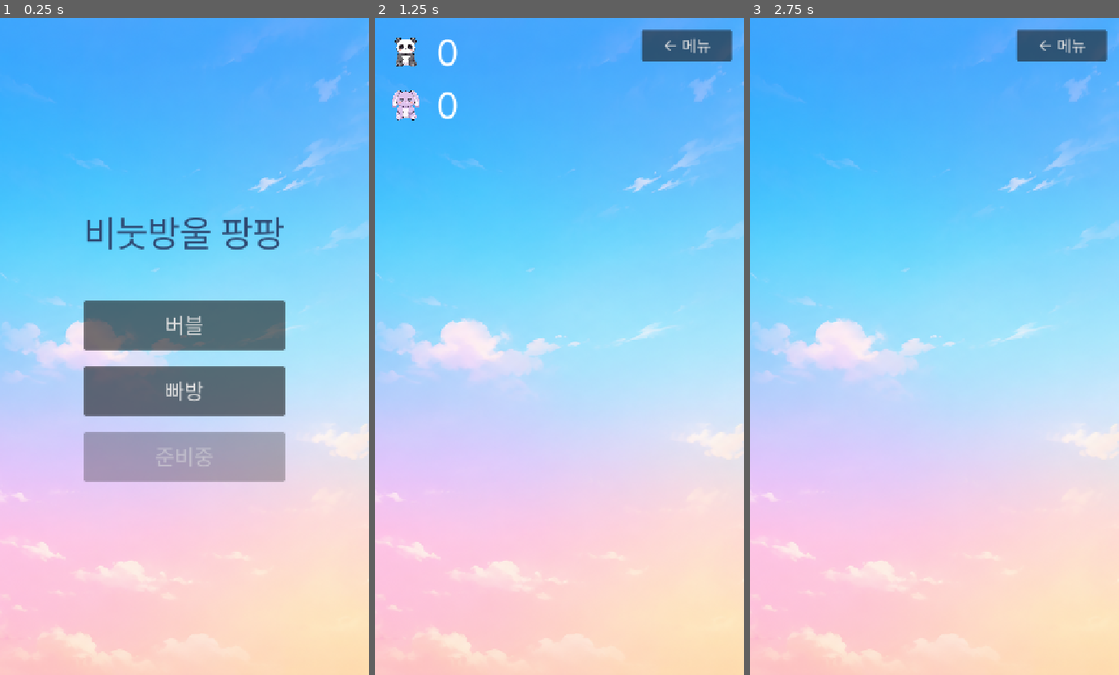
Above: before the commit, frames 1-3 (left to right).
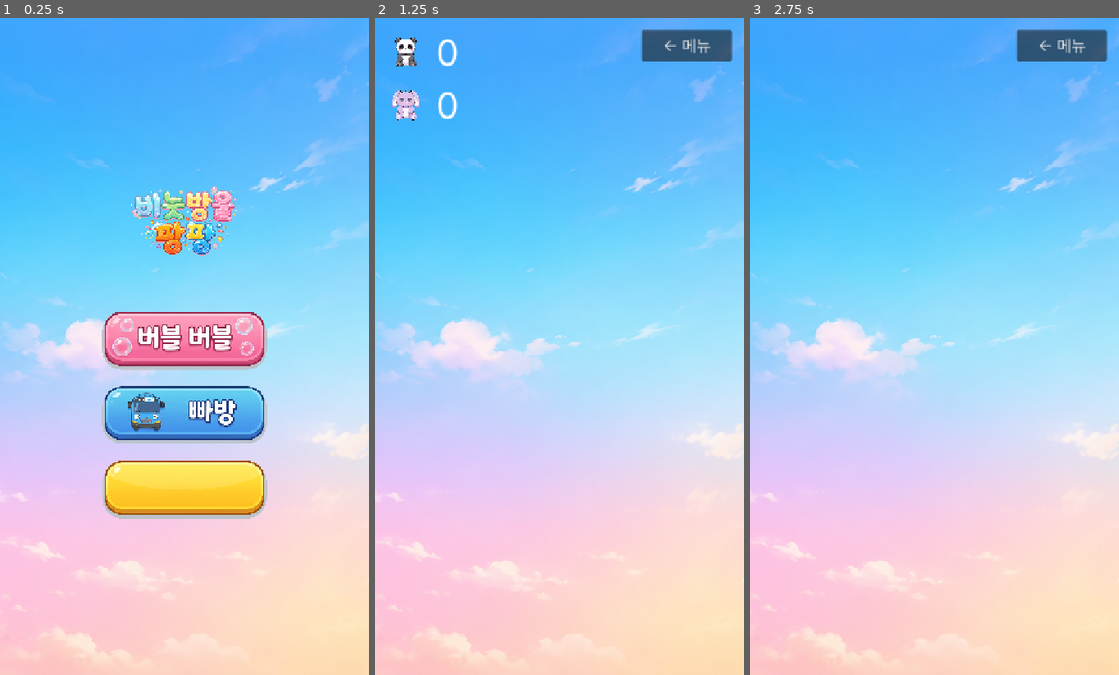
Above: after the commit, the same moments.

Repository: ohsolee/bubblePopPop
Game: Godot game, scene res://scenes/MainMenu.tscn
Two runs of this game, one before a commit and one after it. Both use one fixed random seed, a clock stepped at 60 frames per second and the inputs below. Sound files missing from this copy of the repository are replaced by a short silence.
Inputs (mouse positions are in pixels of both pictures, inside the frame that each line leads up to; where the layout moved, square brackets give the same spot in the first picture):
- Up to frame 1 (0.25 s): no input
- Up to frame 2 (1.25 s): click (559, 339) [559, 326] at 0.5 s
- Up to frame 3 (2.75 s): click "← 메뉴" at 1.25 s; click (934, 412) [934, 392] at 2 s

The runs differ from the first frame. In frame 1, 19% of the frame differs, in the area x 22-78%, y 25-77%; in frame 2, nothing differs; in frame 3, nothing differs.

Commit message:
Add title and button UI sprites, adjust bubble scene/script
Co-Authored-By: Claude Sonnet 5 <noreply@anthropic.com>

Diff:
--- a/scenes/Bubble.tscn
+++ b/scenes/Bubble.tscn
@@ -12,6 +12,7 @@
 script = ExtResource("1_bubble")
 
 [node name="BubbleSprite" type="Sprite2D" parent="."]
+modulate = Color(1, 1, 1, 0.7)
 scale = Vector2(0.3375, 0.3375)
 texture = ExtResource("2_bubble_tex")
 
--- a/scenes/MainMenu.tscn
+++ b/scenes/MainMenu.tscn
@@ -1,7 +1,11 @@
-[gd_scene load_steps=3 format=3]
+[gd_scene load_steps=7 format=3]
 
 [ext_resource type="Script" path="res://scripts/main_menu.gd" id="1_menu"]
 [ext_resource type="Texture2D" uid="uid://chjw1oc7crixa" path="res://assets/sprites/img_BG_01.png" id="2_bg_tex"]
+[ext_resource type="Texture2D" path="res://assets/sprites/img_title.png" id="3_title_tex"]
+[ext_resource type="Texture2D" path="res://assets/sprites/btn_bubble.png" id="4_bubble_tex"]
+[ext_resource type="Texture2D" path="res://assets/sprites/btn_bus.png" id="5_bus_tex"]
+[ext_resource type="Texture2D" path="res://assets/sprites/btn_btn.png" id="6_btn_tex"]
 
 [node name="MainMenu" type="Control"]
 layout_mode = 3
@@ -38,32 +42,35 @@
 layout_mode = 2
 theme_override_constants/separation = 32
 
-[node name="Title" type="Label" parent="CenterContainer/VBoxContainer"]
+[node name="Title" type="TextureRect" parent="CenterContainer/VBoxContainer"]
+custom_minimum_size = Vector2(320, 179)
 layout_mode = 2
-theme_override_colors/font_color = Color(0.18, 0.29, 0.45, 1)
-theme_override_font_sizes/font_size = 72
-text = "비눗방울 팡팡"
-horizontal_alignment = 1
+texture = ExtResource("3_title_tex")
+expand_mode = 1
+stretch_mode = 5
 
 [node name="Spacer" type="Control" parent="CenterContainer/VBoxContainer"]
 custom_minimum_size = Vector2(0, 24)
 layout_mode = 2
 
-[node name="BubbleButton" type="Button" parent="CenterContainer/VBoxContainer"]
-custom_minimum_size = Vector2(320, 96)
+[node name="BubbleButton" type="TextureButton" parent="CenterContainer/VBoxContainer"]
+custom_minimum_size = Vector2(320, 113)
 layout_mode = 2
-theme_override_font_sizes/font_size = 44
-text = "버블"
+texture_normal = ExtResource("4_bubble_tex")
+ignore_texture_size = true
+stretch_mode = 5
 
-[node name="BbangButton" type="Button" parent="CenterContainer/VBoxContainer"]
-custom_minimum_size = Vector2(320, 96)
+[node name="BbangButton" type="TextureButton" parent="CenterContainer/VBoxContainer"]
+custom_minimum_size = Vector2(320, 113)
 layout_mode = 2
-theme_override_font_sizes/font_size = 44
-text = "빠방"
+texture_normal = ExtResource("5_bus_tex")
+ignore_texture_size = true
+stretch_mode = 5
 
-[node name="Button3" type="Button" parent="CenterContainer/VBoxContainer"]
-custom_minimum_size = Vector2(320, 96)
+[node name="Button3" type="TextureButton" parent="CenterContainer/VBoxContainer"]
+custom_minimum_size = Vector2(320, 113)
 layout_mode = 2
 disabled = true
-theme_override_font_sizes/font_size = 44
-text = "준비중"
+texture_normal = ExtResource("6_btn_tex")
+ignore_texture_size = true
+stretch_mode = 5
--- a/scripts/bubble.gd
+++ b/scripts/bubble.gd
@@ -61,6 +61,15 @@
 	if is_popped:
 		return                 # 이미 터졌으면 무시(중복 가드)
 	is_popped = true
+	# 사운드는 클릭과 동시에 바로 들리도록 다른 처리보다 맨 먼저 재생한다
+	# (아래 tween 생성/시그널 emit 등을 먼저 하면 그만큼 재생이 밀려서 늦게 들린다)
+	var sound := BBOK_SOUND
+	if character_type == "rui":
+		sound = RUI_SOUND
+	elif character_type == "toto":
+		sound = TOTO_SOUND
+	$PopSound.stream = sound
+	$PopSound.play()
 	# 물리 처리 중 충돌을 즉시 끄면 오류가 나므로 안전한 타이밍에 끈다
 	$CollisionShape2D.set_deferred("disabled", true)
 	popped.emit(global_position, character_type)
@@ -78,14 +87,6 @@
 	else:
 		$CharacterSprite.hide()
 		$TotoSprite.hide()
-	# 방울 종류에 맞는 사운드 선택: 일반=bbok, 루이=rui, 토토=toto
-	var sound := BBOK_SOUND
-	if character_type == "rui":
-		sound = RUI_SOUND
-	elif character_type == "toto":
-		sound = TOTO_SOUND
-	$PopSound.stream = sound
-	$PopSound.play()
 	# 사운드/인형 연출 중 더 오래 걸리는 쪽이 끝날 때까지 기다렸다가 정리(끊기지 않게)
 	if char_tw != null:
 		char_tw.finished.connect(queue_free)
Binary file added: assets/sprites/btn_btn.png
Not shown, added: assets/sprites/btn_btn.png.import
Binary file added: assets/sprites/btn_bubble.png
Not shown, added: assets/sprites/btn_bubble.png.import
Binary file added: assets/sprites/btn_bus.png
Not shown, added: assets/sprites/btn_bus.png.import
Binary file added: assets/sprites/img_title.png
Not shown, added: assets/sprites/img_title.png.import
Binary file changed: assets/sprites/spr_bubble.png
